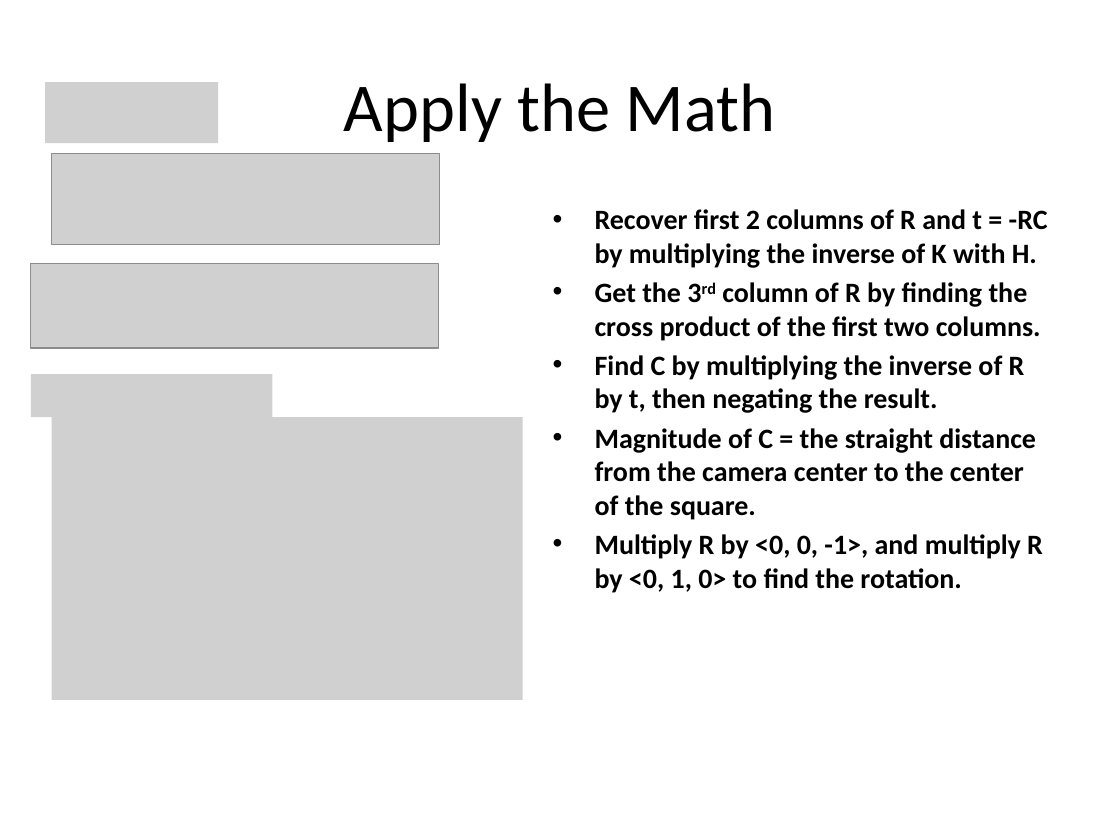
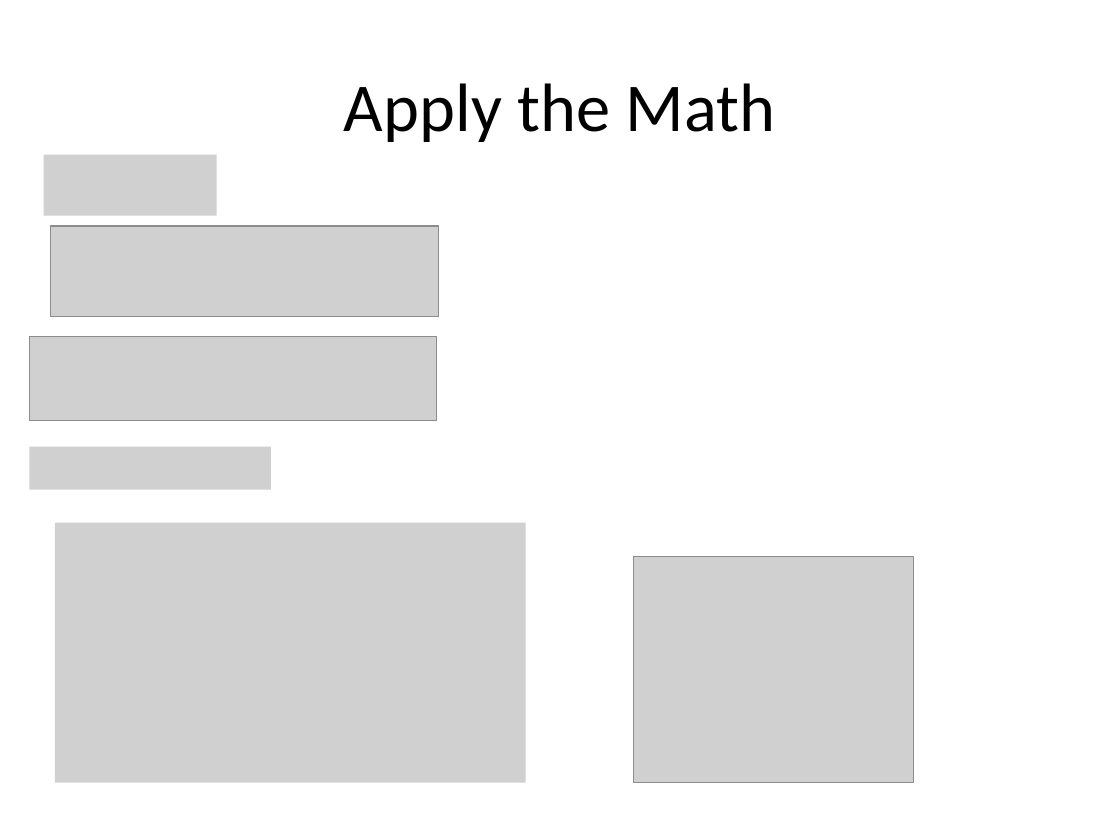
Before and after one commit to lhr0909/MonoCameraRecovery, a slide deck: slide 11 of paper_presentation/Monocamera Recovery.pptx. Drawn at 1120x840 pixels with LibreOffice and Linux fonts; fonts in the diff are those of the drawing; grey boxes stand for pictures. Boxes give left, top, right and bottom in pixels: in the first picture for what was removed or moved away, otherwise in the second. Text is boxed around its words. In the diff, an @@ line names an element or a change of style, - is before the commit and + after.

Commit message:
Finished fine-tuning for presentation
Made movements smoother by averaging
Lowered the contour area size threshold to accept farther distance
Finished presentation slides

```diff
--- a/paper_presentation/Monocamera Recovery.pptx
+++ b/paper_presentation/Monocamera Recovery.pptx
@@ text removed at box(595, 209, 1048, 593) @@
-• Recover first 2 columns of R and t = -RC by multiplying the inverse of K with H.
-• Get the 3rd column of R by finding the cross product of the first two columns.
-• Find C by multiplying the inverse of R by t, then negating the result.
-• Magnitude of C = the straight distance from the camera center to the center of the square.
-• Multiply R by <0, 0, -1>, and multiply R by <0, 1, 0> to find the rotation.
@@ 4 pictures: place and size @@
-4 pictures at box(31, 82, 439, 417)
+4 pictures at box(29, 155, 438, 489)
@@ picture: place and size @@
-picture at box(52, 417, 522, 699)
+picture at box(55, 523, 525, 783)
@@ picture added at box(634, 557, 914, 783) @@
```
Also in this commit, not shown: 8 other slides changed, 2 slides added, 2 slides removed, 2 other files.
